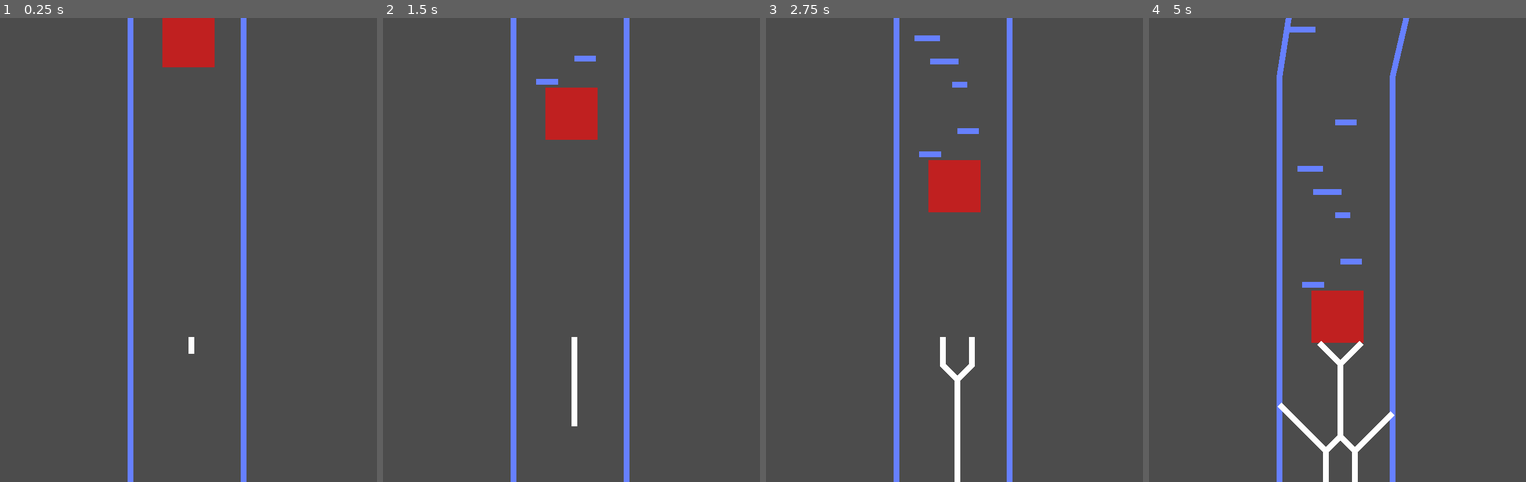
Above: before the commit, frames 1-4 (left to right).
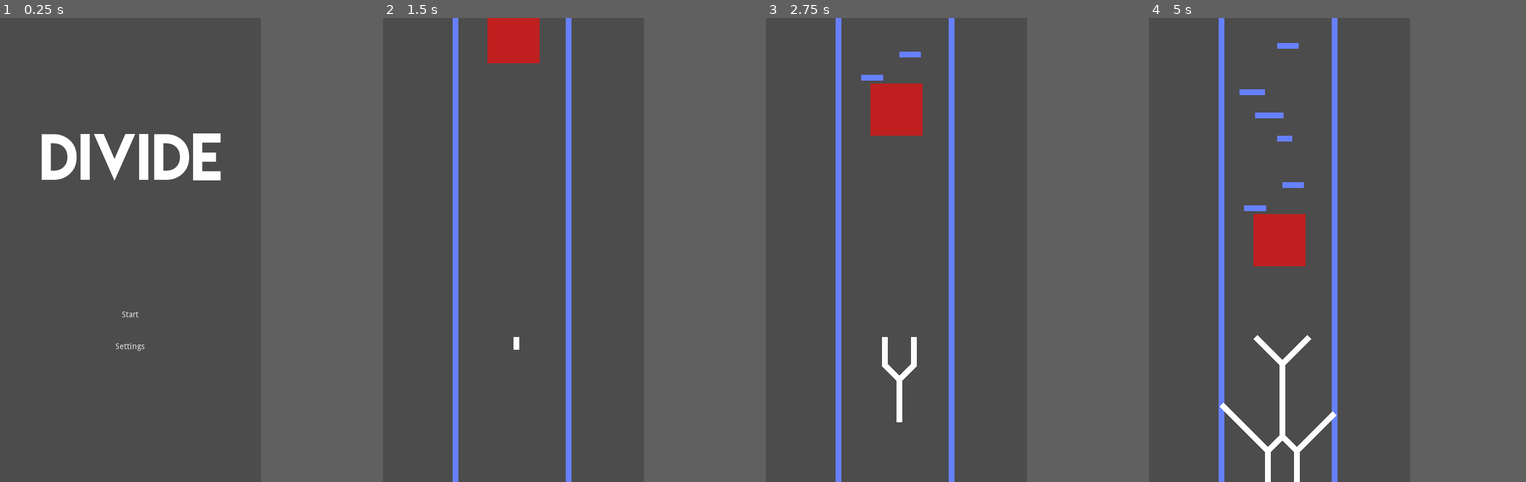
Above: after the commit, the same moments.

Repository: Ryan-Mirch/Divide-Endless-Runner-Game
Game: Godot game, scene res://Scenes/GameScene.tscn
Same seed, same stepped clock (60 frames per second), same inputs: the game is played once before the commit and once after it.
Inputs (mouse positions are in pixels of both pictures, inside the frame that each line leads up to):
- Up to frame 1 (0.25 s): no input
- Up to frame 2 (1.5 s): click (571, 347) at 0.5 s, where only the run after the commit has a clickable "Settings"; click (571, 314) at 1.25 s, where only the run after the commit has a clickable "Start"
- Up to frame 3 (2.75 s): tap Enter (ui_accept) at 2, 2.27 s
- Up to frame 4 (5 s): tap Enter (ui_accept) at 3.02, 4.52 s
In our replay, the window is 650x800 before the commit and 450x800 after it. These sizes can differ from the game's own. Grey fills any space a smaller window leaves; there, only what the larger window draws over its background counts as a difference.

The runs differ from the first frame. In frame 1, 7.2% of the frame differs, in the area x 11-66%, y 0-100%; in frame 2, 9.2%; in frame 3, 10%; in frame 4, 12%, in the area x 18-70%, y 0-100%.

Commit message:
Added main menu

Diff:
--- /dev/null
+++ b/Fonts/new_dynamicfont.tres
@@ -0,0 +1,7 @@
+[gd_resource type="DynamicFont" load_steps=2 format=2]
+
+[ext_resource path="res://Fonts/LemonMilk.otf" type="DynamicFontData" id=1]
+
+[resource]
+size = 100
+font_data = ExtResource( 1 )
--- a/Scenes/GameScene.tscn
+++ b/Scenes/GameScene.tscn
@@ -1,4 +1,6 @@
-[gd_scene load_steps=2 format=2]
+[gd_scene load_steps=5 format=2]
+
+[ext_resource path="res://Fonts/new_dynamicfont.tres" type="DynamicFont" id=1]
 
 [sub_resource type="GDScript" id=1]
 script/source = "extends Control
@@ -14,13 +16,20 @@
 var barrierCheckTimer = 0
 
 func _ready():
-	initialize()
+	Global.connect(\"stateChange\",self,\"_state_changed\")
+
+func _state_changed(s):
+	if s == \"Game\":
+		initialize()
+		visible = true
+
 
 
 # Called every frame. 'delta' is the elapsed time since the previous frame.
 func _process(delta):
-	spawnHazardTry(delta)
-	spawnBarrierTry(delta)
+	if Global.state == \"Game\":
+		spawnHazardTry(delta)
+		spawnBarrierTry(delta)
 
 func initialize():
 	var seg = Global.segment.instance()
@@ -103,8 +112,85 @@
 
 	"
 
-[node name="GameScene" type="Control"]
+[sub_resource type="GDScript" id=3]
+script/source = "extends Control
+
+# Declare member variables here. Examples:
+# var a = 2
+# var b = \"text\"
+
+# Called when the node enters the scene tree for the first time.
+func _ready():
+	Global.connect(\"stateChange\",self,\"_state_changed\")
+
+func _state_changed(s):
+	if s == \"Game\":
+		visible = false
+"
+
+[sub_resource type="GDScript" id=2]
+script/source = "extends Button
+
+# Declare member variables here. Examples:
+# var a = 2
+# var b = \"text\"
+
+# Called when the node enters the scene tree for the first time.
+func _ready():
+	pass # Replace with function body.
+
+# Called every frame. 'delta' is the elapsed time since the previous frame.
+#func _process(delta):
+#	pass
+
+
+func _on_Start_pressed():
+	Global._set_state(\"Game\")
+"
+
+[node name="Main" type="Node"]
+
+[node name="GameScene" type="Control" parent="."]
 anchor_right = 1.0
 anchor_bottom = 1.0
 rect_pivot_offset = Vector2( 190, 630 )
 script = SubResource( 1 )
+
+[node name="MenuScene" type="Control" parent="."]
+anchor_right = 1.0
+anchor_bottom = 1.0
+script = SubResource( 3 )
+
+[node name="Title" type="Label" parent="MenuScene"]
+anchor_top = 0.2
+anchor_right = 1.0
+anchor_bottom = 0.4
+custom_fonts/font = ExtResource( 1 )
+text = "DiVide"
+align = 1
+valign = 1
+
+[node name="Menu Buttons" type="VBoxContainer" parent="MenuScene"]
+anchor_top = 0.35
+anchor_right = 1.0
+anchor_bottom = 1.0
+custom_constants/separation = 5
+alignment = 1
+
+[node name="Start" type="Button" parent="MenuScene/Menu Buttons"]
+margin_top = 467.0
+margin_right = 900.0
+margin_bottom = 517.0
+rect_min_size = Vector2( 0, 50 )
+text = "Start"
+flat = true
+script = SubResource( 2 )
+
+[node name="Settings" type="Button" parent="MenuScene/Menu Buttons"]
+margin_top = 522.0
+margin_right = 900.0
+margin_bottom = 572.0
+rect_min_size = Vector2( 0, 50 )
+text = "Settings"
+flat = true
+[connection signal="pressed" from="MenuScene/Menu Buttons/Start" to="MenuScene/Menu Buttons/Start" method="_on_Start_pressed"]
--- a/Scripts/Global.gd
+++ b/Scripts/Global.gd
@@ -1,4 +1,6 @@
 extends Node
+
+signal stateChange
 
 var speed = 100
 var splitDelay = 0.1
@@ -23,13 +25,20 @@
 var border = preload("res://Scenes/Border.tscn")
 var hazard = preload("res://Scenes/Hazard.tscn")
 
+var state = "Menu"
+
 func _ready():
 	pass
 
+
+func _set_state(s):
+	state = s
+	emit_signal("stateChange", s)
 # Called every frame. 'delta' is the elapsed time since the previous frame.
 func _process(delta):
-	lastSplit +=delta
-	time += delta
+	if state == "Game":
+		lastSplit +=delta
+		time += delta
 
 
 func _input(event):
--- a/project.godot
+++ b/project.godot
@@ -27,7 +27,7 @@
 
 window/size/width=900
 window/size/height=1600
-window/size/test_width=650
+window/size/test_width=450
 window/size/test_height=800
 window/stretch/aspect="keep"
 
Binary file added: Fonts/LemonMilk.otf
